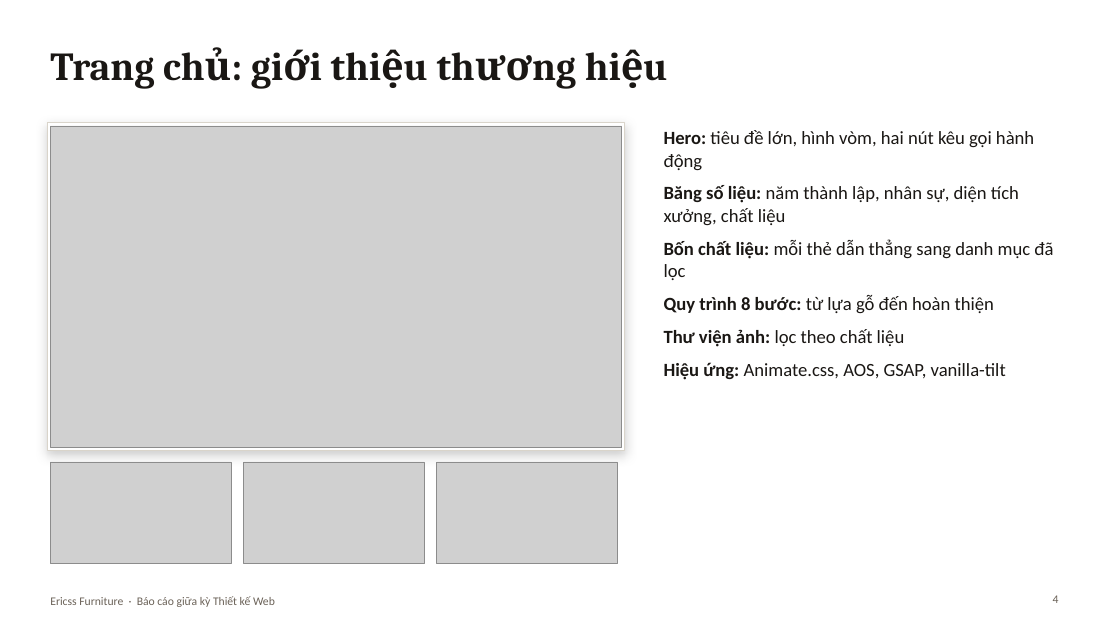
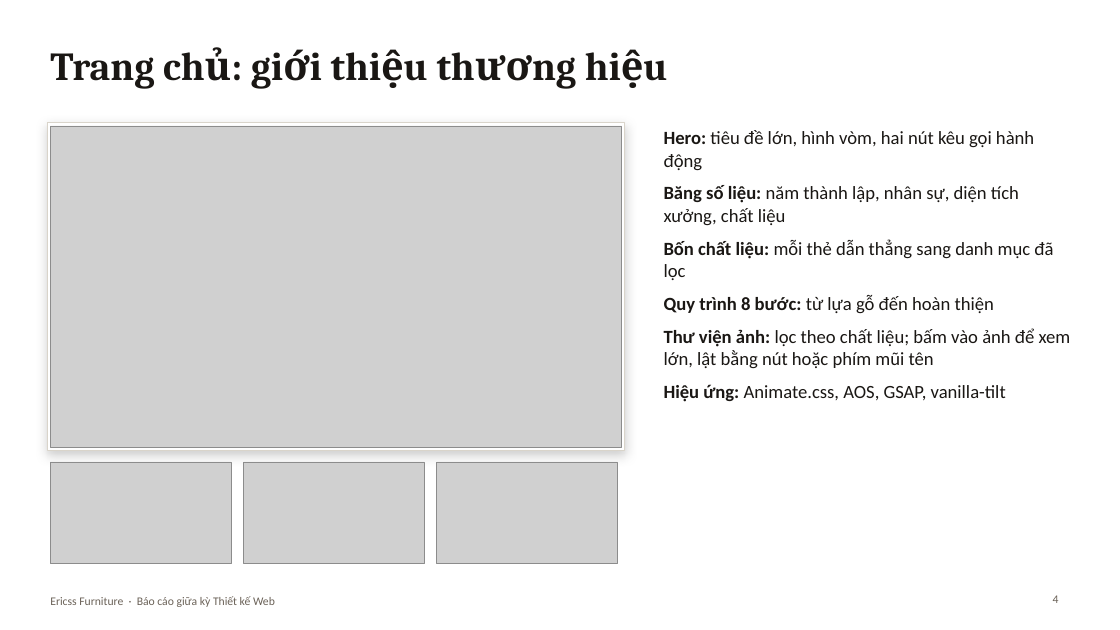
Before and after one commit to nguyenphat006/Phat_NguyenDang_526000162, a slide deck: slide 4 of docs/Ericss-Furniture-BaoCao.pptx. Drawn at 1120x630 pixels with LibreOffice and Linux fonts; fonts in the diff are those of the drawing; grey boxes stand for pictures. Boxes give left, top, right and bottom in pixels: in the first picture for what was removed or moved away, otherwise in the second. Text is boxed around its words. In the diff, an @@ line names an element or a change of style, - is before the commit and + after.

```diff
--- a/docs/Ericss-Furniture-BaoCao.pptx
+++ b/docs/Ericss-Furniture-BaoCao.pptx
@@ text at (664,328,1071,368): text changed @@
-• Thư viện ảnh: lọc theo chất liệu
+• Thư viện ảnh: lọc theo chất liệu; bấm vào ảnh để xem lớn, lật bằng nút hoặc phím mũi tên
```
Also in this commit, not shown: 5 other slides changed, 2 slides added, 1 other file.
